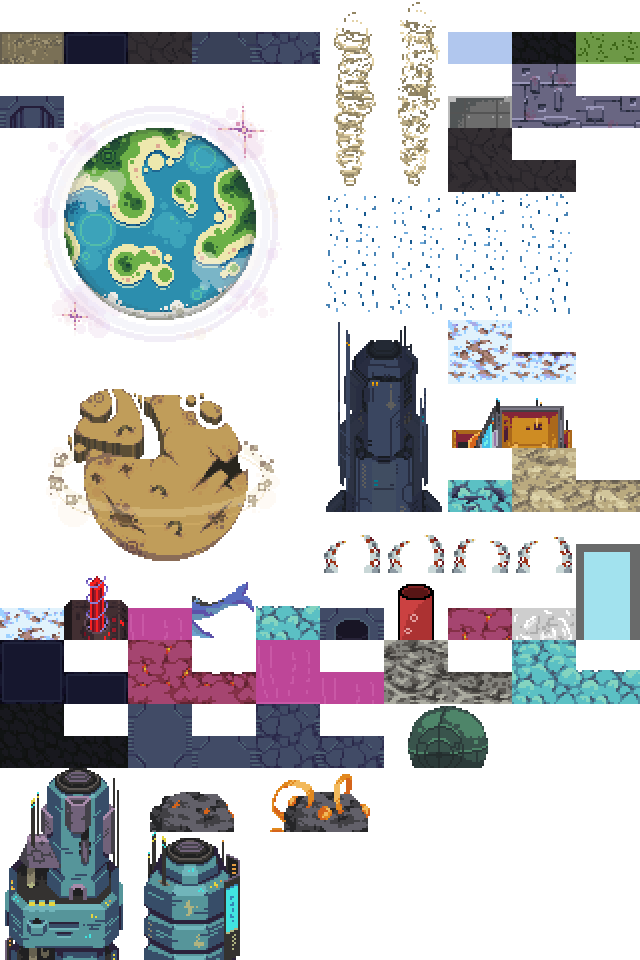
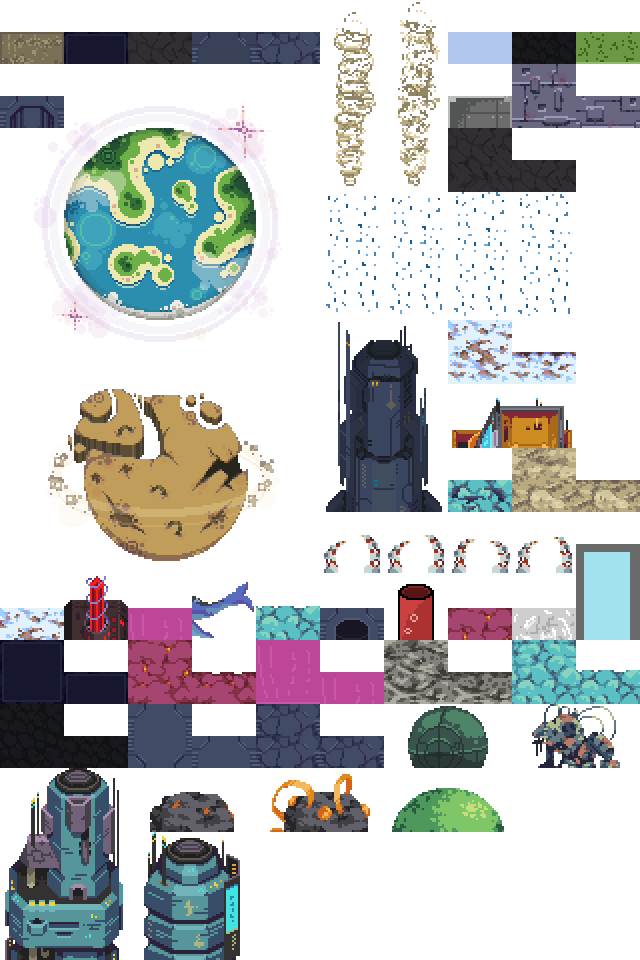
Layers edited between the first and the second w=640, h=960 image:
added layer "broken-giant-above" above "building-1-above" over [532, 704, 620, 768]
added layer "machine-hill-above" above "large-dust-growth-full" over [392, 788, 504, 832]
